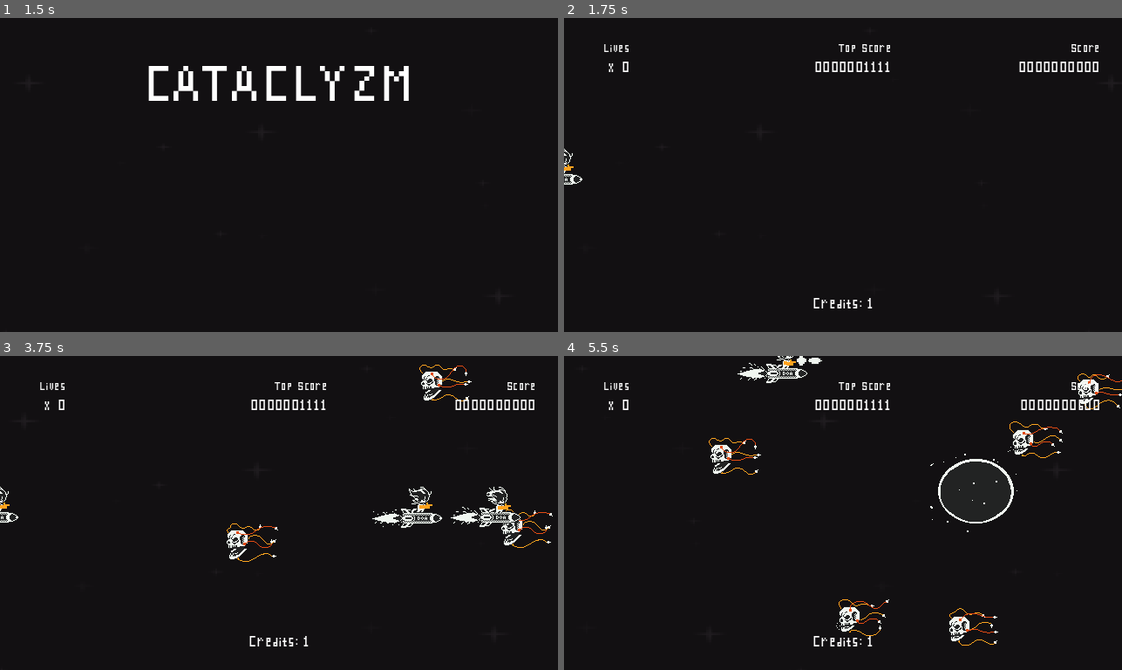
Above: before the commit, frames 1-4 (two rows, left to right).
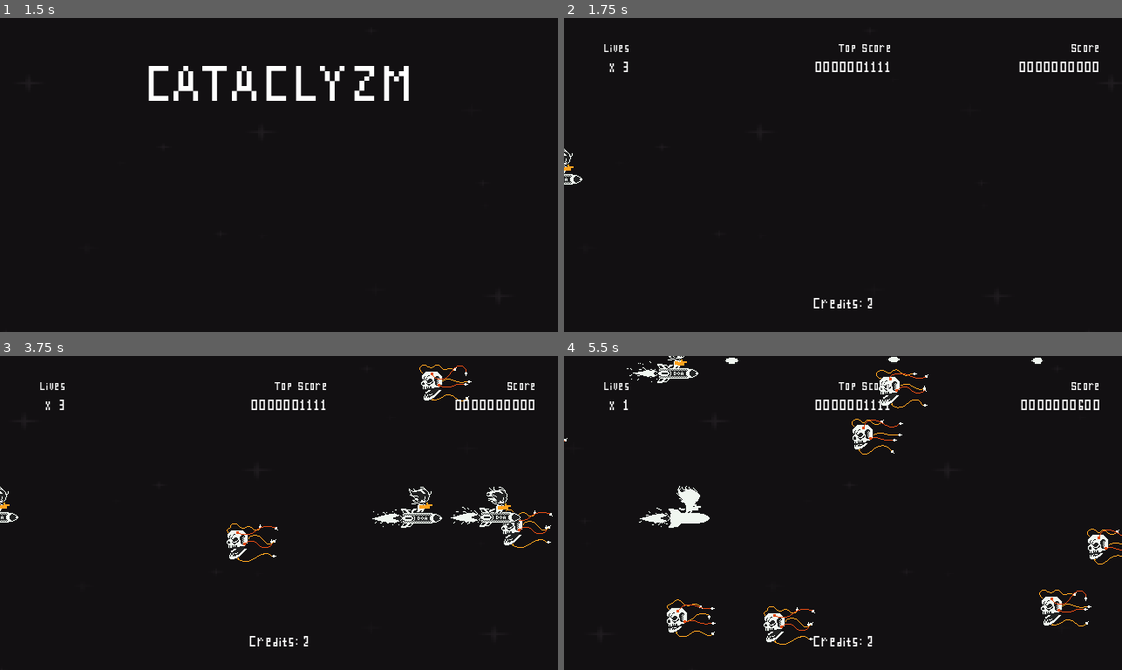
Above: after the commit, the same moments.

Repository: rnakkas/GodotSandbox
Game: Godot game, scene res://ShmupSandbox/Main/Scenes/main.tscn
The game is run twice, just before and just after one commit, with the same random seed, the same clock (stepped at 60 frames per second) and the same inputs.
Inputs (mouse positions are in pixels of both pictures, inside the frame that each line leads up to):
- Up to frame 1 (1.5 s): tap Enter (ui_accept) at 0.5, 0.77 s; move the mouse to (401, 159) at 0.52 s; hold D (move_right) 0.53-1.28 s; hold Space (shoot) 0.53-1.28 s; move the mouse to (167, 190) at 1.27 s; hold S (move_down) from 1.28 s (still down); tap Space (shoot) at 1.35 s
- Up to frame 2 (1.75 s): keep holding S (move_down); tap Enter (ui_accept) at 1.52 s
- Up to frame 3 (3.75 s): release S (move_down) at 2 s; click "PLAY" at 2 s; move the mouse to (334, 443) at 2.77 s; hold D (move_right) 2.78-3.5 s; hold Space (shoot) 2.78-3.5 s; click "PLAY" at 3.5 s
- Up to frame 4 (5.5 s): move the mouse to (815, 575) at 4.27 s; hold W (move_up) 4.28-5.03 s; tap Space (shoot) at 4.35 s; tap Enter (ui_accept) at 4.52, 5.27 s; move the mouse to (1010, 560) at 5.02 s; hold A (move_left) from 5.03 s (still down); hold Space (shoot) from 5.03 s (still down)

Frame 1 is identical in both runs. In frame 2, less than 0.1% of the frame differs, in the area x 7-56%, y 13-93%; in frame 3, less than 0.1%; in frame 4, 4.4%, in the area x 0-100%, y 0-93%.

Commit message:
Life extend: added logic for life extension

Diff:
--- a/ShmupSandbox/Autoloads/player_data.gd
+++ b/ShmupSandbox/Autoloads/player_data.gd
@@ -1,8 +1,13 @@
 extends Node
 
-const _player_max_lives : int = 0
-const _player_max_credits : int = 1
-const life_extend_score : int = 500
+const _player_max_lives : int = 3
+const _player_max_credits : int = 2
+const life_extend_score_1 : int = 100000
+const life_extend_score_2 : int = 250000
+const score_penallty_multiplier : float = 0.9
+
+var life_extend_1_reached : bool
+var life_extend_2_reached : bool
 
 var player_lives : int
 var player_credits : int
@@ -10,8 +15,6 @@
 var player_score: int
 
 var enemies_killed: int
-
-const score_penallty_multiplier : float = 0.9
 
 ## The default high score list when there is no save data
 var player_hi_scores_dictionaries : Array[Dictionary] = [
@@ -35,6 +38,7 @@
 
 ## Helper funcs
 
+## Connect to global signals
 func _connect_to_signals() -> void:
 	SignalsBus.score_increased.connect(_on_update_current_score)
 	SignalsBus.continue_game_player_respawn.connect(_on_continue_refresh_player_data)
@@ -43,6 +47,7 @@
 	SignalsBus.player_hi_score_name_entered.connect(_on_player_hi_score_name_entered)
 
 
+## Sorting the high scores from highest to lowest
 func sort_high_scores() -> void:
 	## Sort the high scores dictionaries by score
 	player_hi_scores_dictionaries.sort_custom(func(a, b):
@@ -57,22 +62,21 @@
 	player_hi_scores_dictionaries = player_hi_scores_dictionaries.slice(0,10) # Only keep the top 10 scores
 
 
+## Reset all the of player data for new game
 func reset_all_player_data_on_start() -> void:
-	## Reset all the of player data for new game
 	player_score = 0
 	enemies_killed = 0
 	player_lives = _player_max_lives
 	player_credits = _player_max_credits
+	life_extend_1_reached = false
+	life_extend_2_reached = false
 
 	SignalsBus.player_score_updated_event()
 	SignalsBus.player_lives_updated_event()
 	SignalsBus.player_credits_updated_event()
 
 
-# func set_player_lives_to_max() -> void:
-# 	player_lives = _player_max_lives
-
-
+## Get the high scores list from save game data
 func _update_high_scores_from_save_data() -> void:
 	player_hi_scores_dictionaries.clear()
 	for entry in SaveManager.loaded_data["player_high_scores"]:
@@ -85,6 +89,7 @@
 			push_error("invalid score entry detected")
 
 
+## Save the player's high scores to save file
 func _save_player_hi_scores() -> void:
 	SaveManager.contents_to_save["player_high_scores"] = player_hi_scores_dictionaries # Update with latest score data
 	SaveManager.save_game()
@@ -96,20 +101,27 @@
 
 func _on_update_current_score(score : int) -> void:
 	player_score += score
-
-	## TODO: Figure out this logic
-	if player_score >= player_score + life_extend_score:
-		player_lives += 1
-		SignalsBus.player_lives_updated_event()
+	_handle_life_extension()
 
 	SignalsBus.player_score_updated_event()
+
+## Helper func to extend life on reaching extend scores
+func _handle_life_extension() -> void:
+	if player_score >= life_extend_score_1 && !life_extend_1_reached:
+		life_extend_1_reached = true
+		player_lives += 1
+
+	if player_score >= life_extend_score_2 && !life_extend_2_reached:
+		life_extend_2_reached = true
+		player_lives += 1
+
+	SignalsBus.player_lives_updated_event()
 
 
 func _on_continue_refresh_player_data() -> void:
 	player_score = int(round(player_score * score_penallty_multiplier))
 	player_lives = _player_max_lives
 	player_credits -= 1
-	print(player_credits)
 
 	SignalsBus.player_score_updated_event()
 	SignalsBus.player_lives_updated_event()
@@ -117,6 +129,8 @@
 
 
 func _on_player_death() -> void:
+	# Extend life before decreasing life on death if the score is higher than extension threshold
+	_handle_life_extension()
 	player_lives -= 1
 	SignalsBus.player_lives_updated_event()
 
